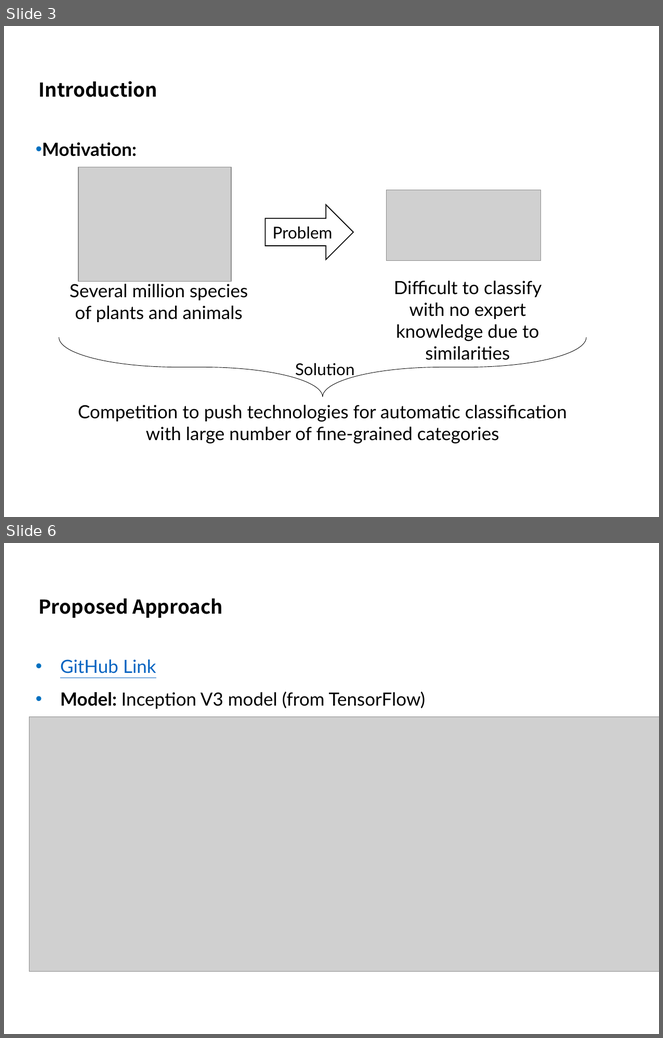
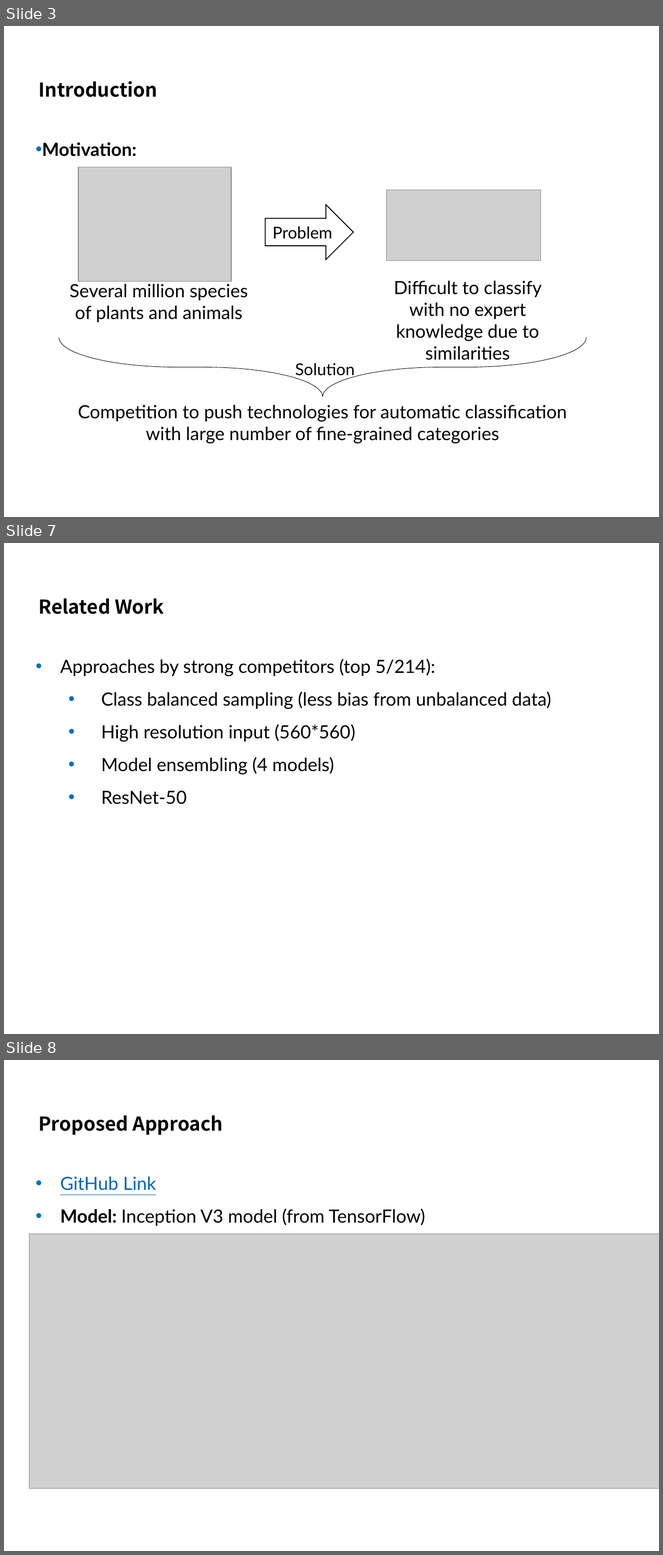
Before and after one commit to kimbold/VRDL_2019, a slide deck: Final project/Final_presentation.pptx. Shown one above the other, each under a label of ours: slides 3 and 6 before the commit, slides 3, 7 and 8 after it; the slides between them are not shown. The pictures are 663x1038 and 663x1555 pixels, drawn with LibreOffice and Linux fonts; fonts in the diff are those of the drawing; grey boxes stand for pictures; background and template pictures are left out. Boxes give left, top, right and bottom in pixels: in the first picture for what was removed or moved away, otherwise in the second. Text is boxed around its words. In the diff, an @@ line names an element or a change of style, - is before the commit and + after.

```diff
--- a/Final project/Final_presentation.pptx
+++ b/Final project/Final_presentation.pptx
@@ slide 7 added at [4,543,659,1034], background #FFFFFF @@
@@ title added at [38,598,164,614], 21 pt, text #000000, bold @@
+Related Work
@@ text added at [60,659,552,805], 20 pt, text #000000 @@
+• Approaches by strong competitors (top 5/214):
+  • Class balanced sampling (less bias from unbalanced data)
+  • High resolution input (560*560)
+  • Model ensembling (4 models)
+  • ResNet-50
@@ what was slide 6 is now slide 8 @@
```
Also in this commit, not shown: 4 slides changed, 2 other slides added, 2 slides removed.
